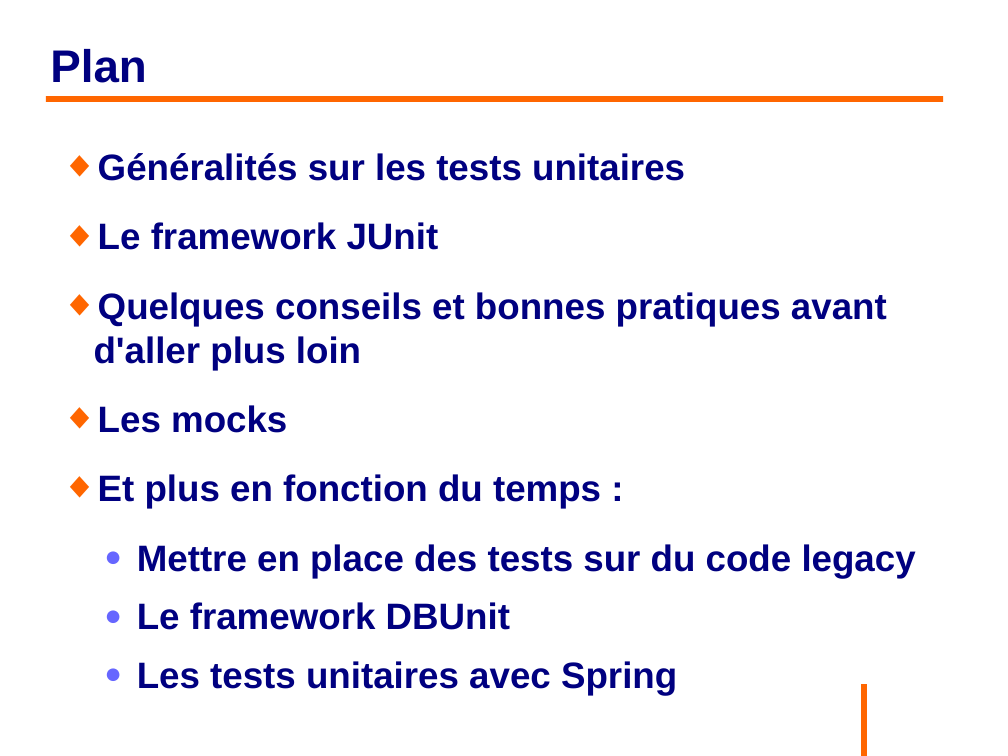
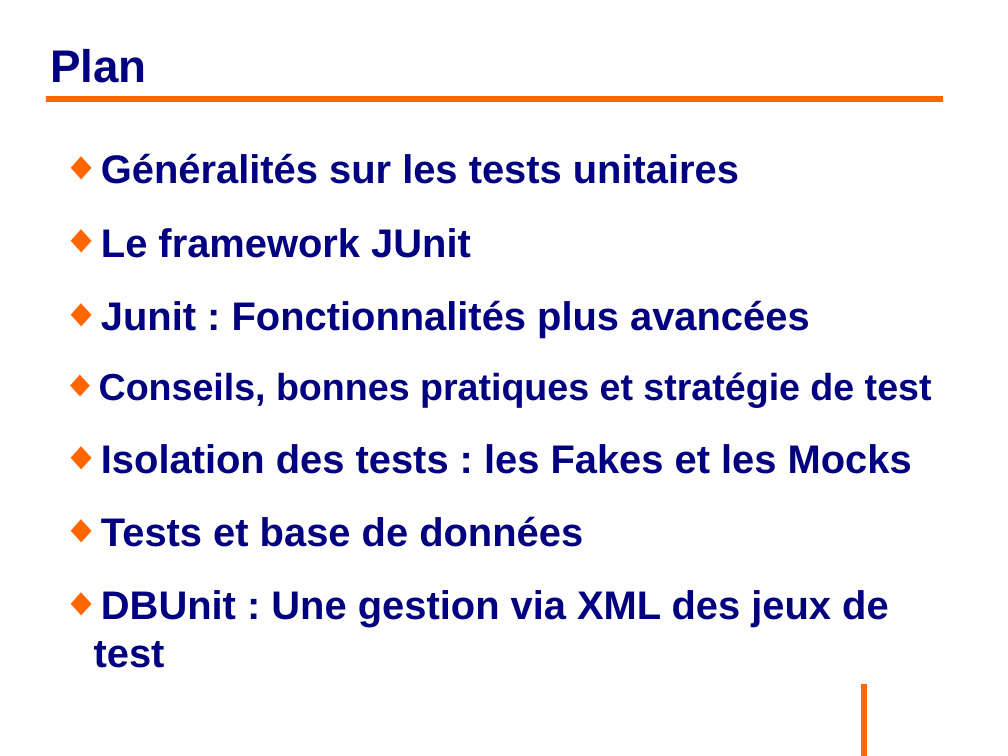
Before and after one commit to philphils/tests-unitaires-et-moins-unitaires, a slide deck: slide 2 of tests-unitaires-cours/nouveauDiapo/diapo_tests_unitaires.odp. Drawn at 1008x756 pixels with LibreOffice and Linux fonts; fonts in the diff are those of the drawing; background and template pictures are left out. Boxes give left, top, right and bottom in pixels: in the first picture for what was removed or moved away, otherwise in the second. Text is boxed around its words. In the diff, an @@ line names an element or a change of style, - is before the commit and + after.

Commit message:
Diapo partie dbunit

```diff
--- a/tests-unitaires-cours/nouveauDiapo/diapo_tests_unitaires.odp
+++ b/tests-unitaires-cours/nouveauDiapo/diapo_tests_unitaires.odp
@@ text at box(101, 153, 739, 258): size 28.9 to 31.4 pt in "Généralités sur les tests unitaires", "Le framework JUnit" @@
@@ text at box(99, 300, 932, 628): text changed; size 28.9 to 31.4 pt @@
-◆ Quelques conseils et bonnes pratiques avant d'aller plus loin
-◆ Les mocks
-◆ Et plus en fonction du temps :
-  ● Mettre en place des tests sur du code legacy
-  ● Le framework DBUnit
-  ● Les tests unitaires avec Spring
+◆ Junit : Fonctionnalités plus avancées
+◆ Conseils, bonnes pratiques et stratégie de test
+◆ Isolation des tests : les Fakes et les Mocks
+◆ Tests et base de données
+◆ DBUnit : Une gestion via XML des jeux de test
```
Also in this commit, not shown: 4 other slides changed, 5 slides added.
